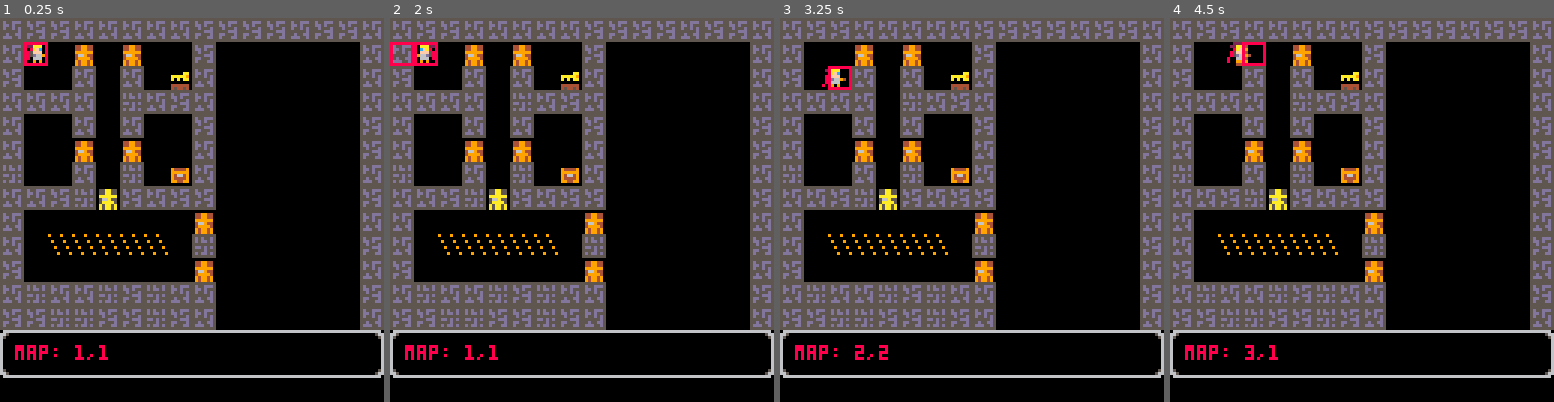
Above: before the commit, frames 1-4 (left to right).
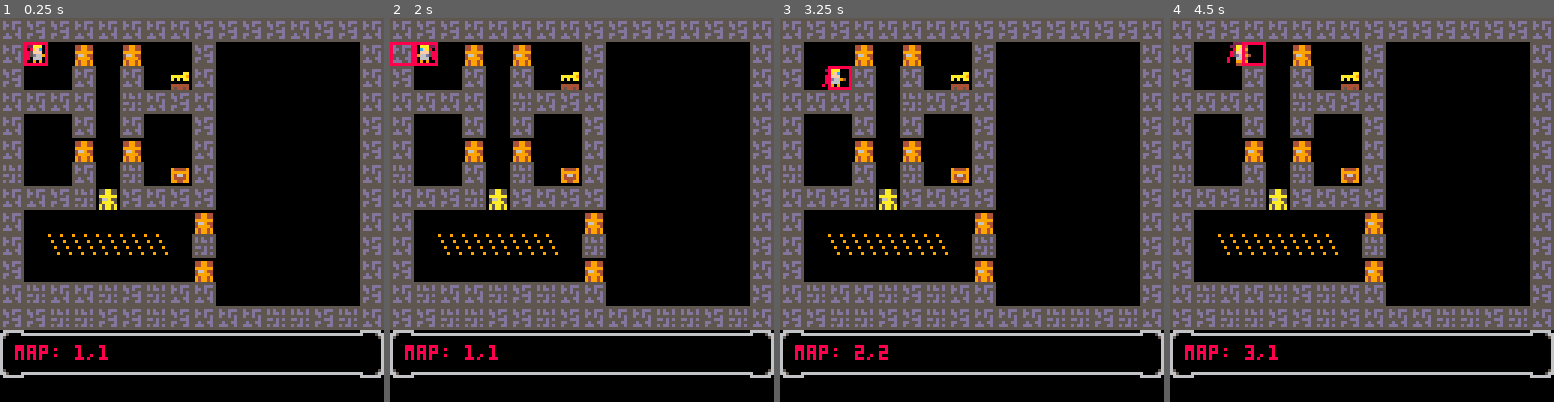
Above: after the commit, the same moments.

Repository: lauripaulo/pico8-games
Game: PICO-8 cartridge carts/yarpg/yarpg.p8
The game is run twice, just before and just after one commit, with the same random seed, the same clock (stepped at 60 frames per second) and the same inputs.
Inputs:
- Up to frame 1 (0.25 s): no input
- Up to frame 2 (2 s): hold Left from 1.97 s (still down)
- Up to frame 3 (3.25 s): release Left at 2.37 s; hold Down 2.42-2.82 s; hold Right from 2.87 s (still down)
- Up to frame 4 (4.5 s): release Right at 3.53 s; hold Up 3.58-4.08 s; hold Right from 4.13 s (still down)

The runs differ from the first frame. In frame 1, 5.1% of the frame differs, in the area x 5-95%, y 75-94%; in frame 2, 5.1%; in frame 3, 5.1%; in frame 4, 5.1%.

Commit message:
Code organization.

Diff:
--- a/carts/yarpg/yarpg.p8
+++ b/carts/yarpg/yarpg.p8
@@ -206,6 +206,23 @@
 		debug={}
  end
 end
+
+function resolve_collisions()
+	eval_playermove()
+--	eval_mobsmove()
+end
+
+function moveinmap()
+ if me.bpress then
+	 -- update screen x,y
+	 me.sprmx=me.x/8 -- map loc.
+	 me.sprmy=me.y/8 -- map loc.
+		calc_map(me)
+	end
+--	for mob in all(mobs) do
+--		calc_map(mob)
+--	end
+end
 -->8
 -- mobs
 
@@ -320,11 +337,40 @@
 
 function _draw()
 	cls()
+	draw_map()
+	draw_panel()
+ draw_player()
+	draw_mobs()
+	draw_debug()
+end
+
+function draw_map()
 	mapdraw(0, 0, 0, 0, 16, 13)
-
+end
+
+function draw_debug()
+	-- debug boxes
+	for obj in all(debug) do
+		rect(obj.x1,obj.y1,obj.x2,obj.y2,8)
+	end
+end
+
+function draw_mobs()
+	-- moba
+	for mob in all(mobs) do
+		cspr=mob.sprs[mob.cspr]
+		spr(cspr,mob.x,mob.y,1,1,mob.flipx,false)
+	end
+end
+
+function draw_player()
+	local cspr=me.sprs[me.cspr]
+	spr(cspr,me.x,me.y,1,1,me.flipx,false)
+end
+
+function draw_panel()
 	spr(5,0,13*8,1,1)
 	spr(5,0,14*8,1,1,false,true)
-
 	spr(5,15*8,13*8,1,1,true,false)
 	spr(5,15*8,14*8,1,1,true,true)
 	for i= 1,14 do
@@ -333,21 +379,6 @@
 	end
 	cursor(5,(13*8)+5)
 	print("map: "..me.mapx..","..me.mapy)
-
-	local cspr=me.sprs[me.cspr]
-	spr(cspr,me.x,me.y,1,1,me.flipx,false)
-
-	-- moba
-	for mob in all(mobs) do
-		cspr=mob.sprs[mob.cspr]
-		spr(cspr,mob.x,mob.y,1,1,mob.flipx,false)
-	end
-
-	-- debug boxes
-	for obj in all(debug) do
-		rect(obj.x1,obj.y1,obj.x2,obj.y2,8)
-	end
-
 end
 
 --
@@ -361,27 +392,9 @@
  moveinmap()
  movesprs()
 end
-
-function resolve_collisions()
-	eval_playermove()
---	eval_mobsmove()
-end
-
-function moveinmap()
- if me.bpress then
-	 -- update screen x,y
-	 me.sprmx=me.x/8 -- map loc.
-	 me.sprmy=me.y/8 -- map loc.
-		calc_map(me)
-	end
-
---	for mob in all(mobs) do
---		calc_map(mob)
---	end
-end
 __gfx__
-00000000555555550000000000000000000000000666666666666666000000000000000000000000000000000000000000000000000000000000000000000000
-000000005d55ddd50000000000000000000000006650000000000000000000000000000000000000000000000000000000000000000000000000000000000000
+00000000555555550000000000000000000000000666666600000000000000000000000000000000000000000000000000000000000000000000000000000000
+000000005d55ddd50000000000000000000000006650000666666666000000000000000000000000000000000000000000000000000000000000000000000000
 000000005dd5d5550000000000000000000000006500000000000000000000000000000000000000000000000000000000000000000000000000000000000000
 000000005d55d5d50000000000000000000000006000000000000000000000000000000000000000000000000000000000000000000000000000000000000000
 00000000555555d50000000000000000000000006000000000000000000000000000000000000000000000000000000000000000000000000000000000000000
@@ -517,18 +530,17 @@
 1100000100010024010000000000000100000000000000000000000000000000000000000000000000000000000000000000000000000000000000000000000000000000000000000000000000000000000000000000000000000000000000000000000000000000000000000000000000000000000000000000000000000000
 0101010100210111010000000000000100000000000000000000000000000000000000000000000000000000000000000000000000000000000000000000000000000000000000000000000000000000000000000000000000000000000000000000000000000000000000000000000000000000000000000000000000000000
 0100000100010000110000000000001100000000000000000000000000000000000000000000000000000000000000000000000000000000000000000000000000000000000000000000000000000000000000000000000000000000000000000000000000000000000000000000000000000000000000000000000000000000
-010000db00db000001ebe5e50000001100000000000000000000000000000000000000000000000000000000000000000000000000000000000000000000000000000000000000000000000000000000000000000000000000000000000000000000000000000000000000000000000000000000000000000000000000000000
+010000db00db0000010000000000001100000000000000000000000000000000000000000000000000000000000000000000000000000000000000000000000000000000000000000000000000000000000000000000000000000000000000000000000000000000000000000000000000000000000000000000000000000000
 2100000100210026010000000000000100000000000000000000000000000000000000000000000000000000000000000000000000000000000000000000000000000000000000000000000000000000000000000000000000000000000000000000000000000000000000000000000000000000000000000000000000000000
 01011121e0110111110000000000001100000000000000000000000000000000000000000000000000000000000000000000000000000000000000000000000000000000000000000000000000000000000000000000000000000000000000000000000000000000000000000000000000000000000000000000000000000000
-01e4e4e4e4e4e4e4db0000000000000100000000000000000000000000000000000000000000000000000000000000000000000000000000000000000000000000000000000000000000000000000000000000000000000000000000000000000000000000000000000000000000000000000000000000000000000000000000
-01e4e2e2e2e2e2e4210000000000001100000000000000000000000000000000000000000000000000000000000000000000000000000000000000000000000000000000000000000000000000000000000000000000000000000000000000000000000000000000000000000000000000000000000000000000000000000000
-11f0f0f0f0f0f0f0db0000000000000100000000000000000000000000000000000000000000000000000000000000000000000000000000000000000000000000000000000000000000000000000000000000000000000000000000000000000000000000000000000000000000000000000000000000000000000000000000
+0100000000000000db0000000000000100000000000000000000000000000000000000000000000000000000000000000000000000000000000000000000000000000000000000000000000000000000000000000000000000000000000000000000000000000000000000000000000000000000000000000000000000000000
+0100e2e2e2e2e200210000000000001100000000000000000000000000000000000000000000000000000000000000000000000000000000000000000000000000000000000000000000000000000000000000000000000000000000000000000000000000000000000000000000000000000000000000000000000000000000
+1100000000000000db0000000000000100000000000000000000000000000000000000000000000000000000000000000000000000000000000000000000000000000000000000000000000000000000000000000000000000000000000000000000000000000000000000000000000000000000000000000000000000000000
 0121010121112101010000000000001100000000000000000000000000000000000000000000000000000000000000000000000000000000000000000000000000000000000000000000000000000000000000000000000000000000000000000000000000000000000000000000000000000000000000000000000000000000
-1111212111112111010000000000000100000000000000000000000000000000000000000000000000000000000000000000000000000000000000000000000000000000000000000000000000000000000000000000000000000000000000000000000000000000000000000000000000000000000000000000000000000000
-1101010101210101010101010101010100000000000000000000000000000000000000000000000000000000000000000000000000000000000000000000000000000000000000000000000000000000000000000000000000000000000000000000000000000000000000000000000000000000000000000000000000000000
-…(6 lines of a section not shown)…
+1111212111112111010101212111210100000000000000000000000000000000000000000000000000000000000000000000000000000000000000000000000000000000000000000000000000000000000000000000000000000000000000000000000000000000000000000000000000000000000000000000000000000000
+…(6 lines of a section not shown)…
